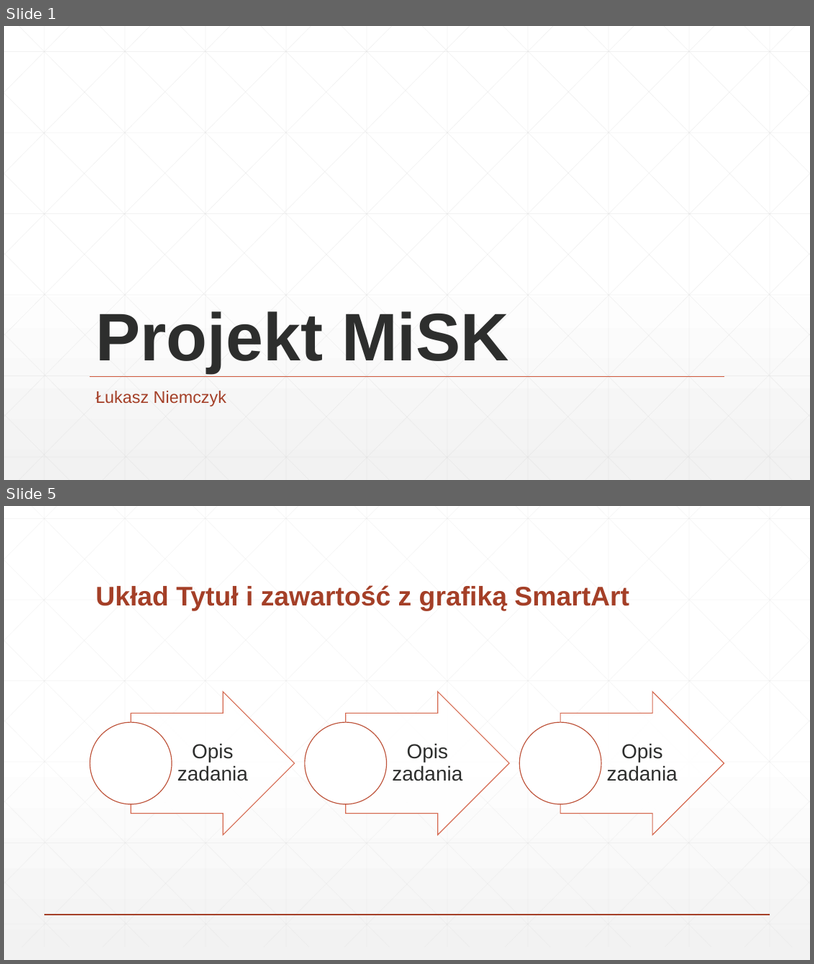
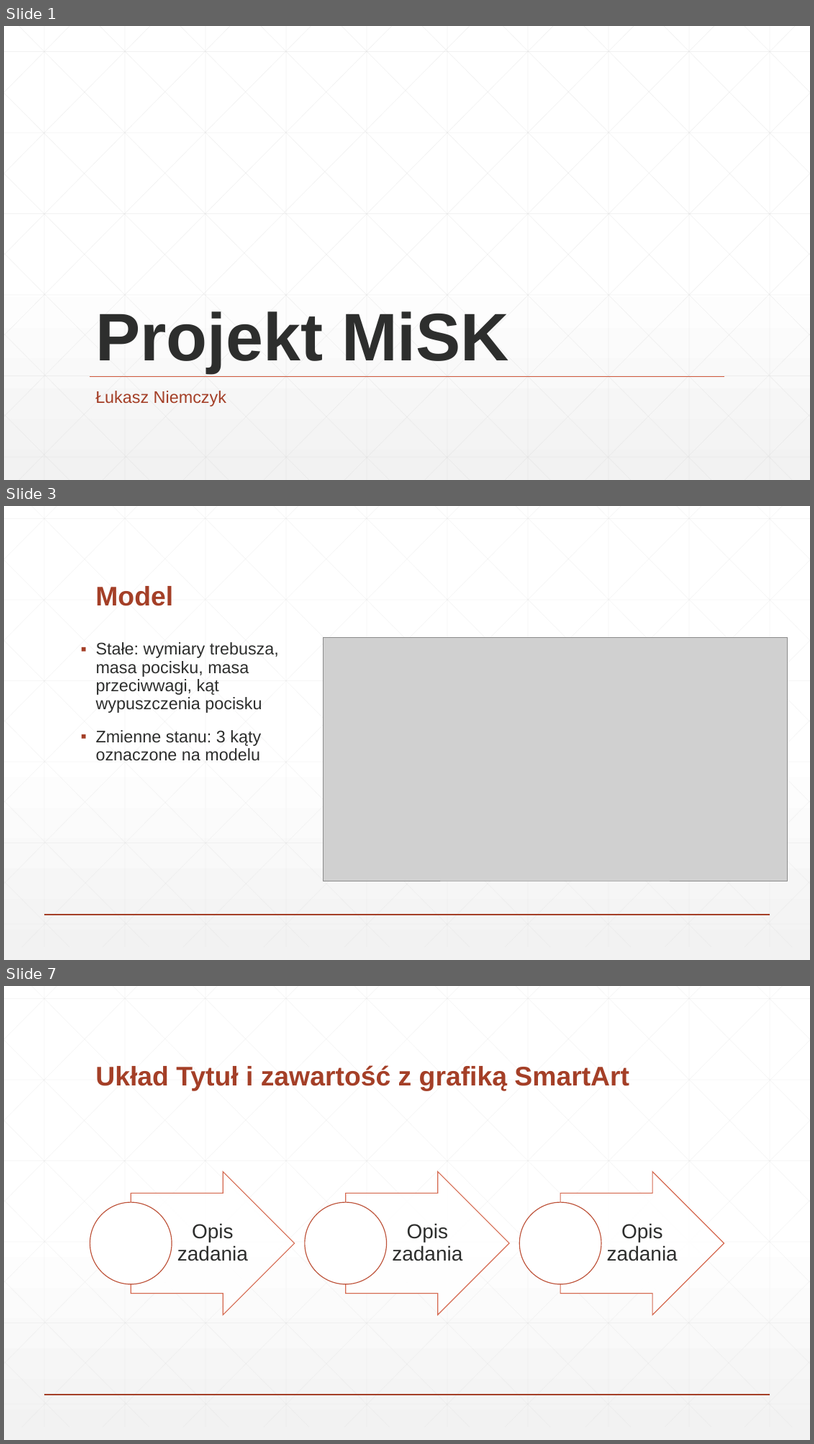
Before and after one commit to Xenvar2307/MiSK-project, a slide deck: Materiały/Prezentacja.pptx. Shown one above the other, each under a label of ours: slides 1 and 5 before the commit, slides 1, 3 and 7 after it; the slides between them are not shown. The pictures are 814x964 and 814x1444 pixels, drawn with LibreOffice and Linux fonts; fonts in the diff are those of the drawing; grey boxes stand for pictures. Boxes give left, top, right and bottom in pixels: in the first picture for what was removed or moved away, otherwise in the second. Text is boxed around its words. In the diff, an @@ line names an element or a change of style, - is before the commit and + after.

```diff
--- a/Materiały/Prezentacja.pptx
+++ b/Materiały/Prezentacja.pptx
@@ slide 3 added at (4, 506, 810, 960), background gradient #FFFFFF to #F2F2F2; not listed: 47 template elements that a slide beside it also shows @@
@@ title added at (95, 586, 173, 606), 32 pt, text #A43F27, bold @@
+Model
@@ text added at (96, 642, 279, 761), 20 pt, text #2D2E2D @@
+▪ Stałe: wymiary trebusza, masa pocisku, masa przeciwwagi, kąt wypuszczenia pocisku
+▪ Zmienne stanu: 3 kąty oznaczone na modelu
@@ picture added at (324, 637, 788, 880) @@
@@ what was slide 5 is now slide 7 @@
```
Also in this commit, not shown: 3 slides changed, 1 other slide added.
